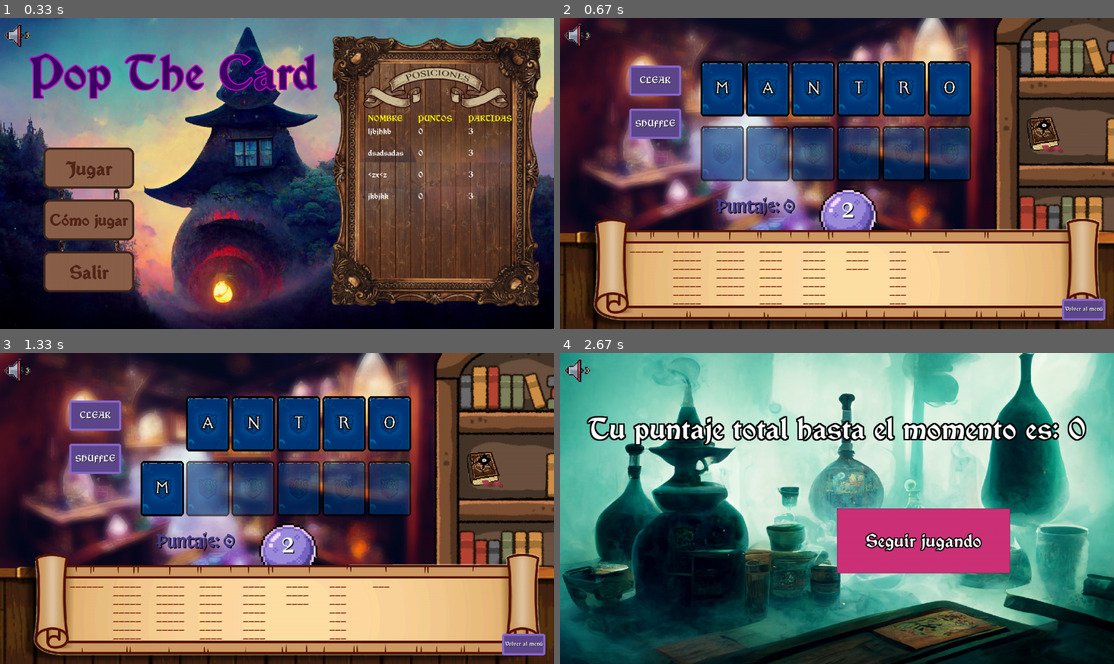
Above: before the commit, frames 1-4 (two rows, left to right).
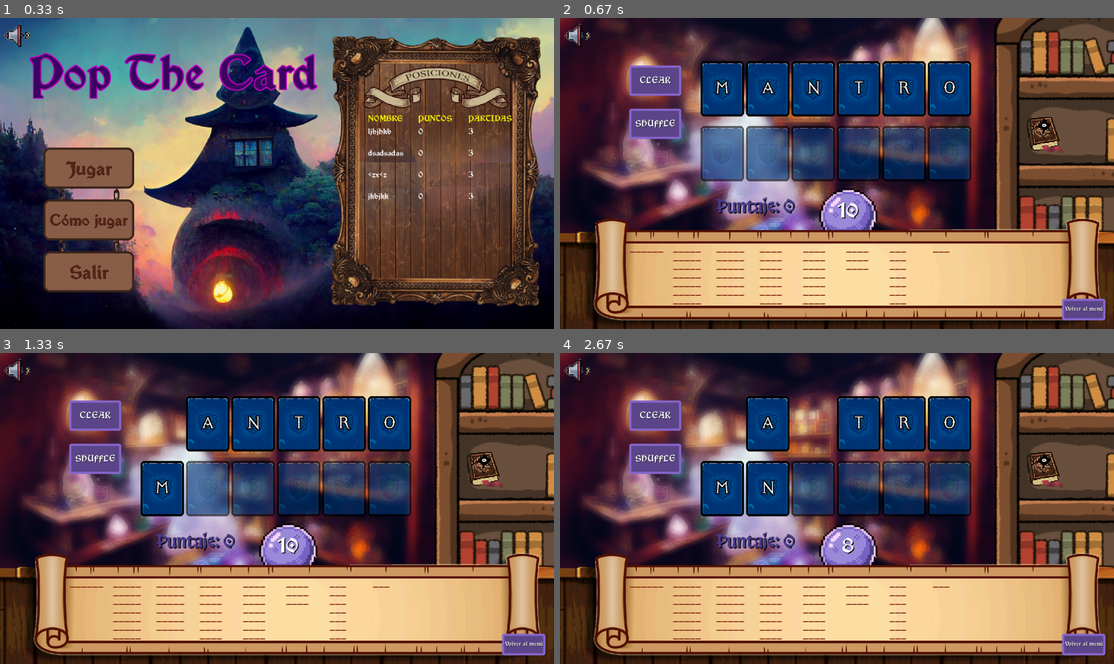
Above: after the commit, the same moments.

Repository: juliancz-a/SP_GRUPO_5_Pygame
Game: pygame game, started from code/main.py
Same seed, same stepped clock (60 frames per second), same inputs: the game is played once before the commit and once after it.
Inputs (mouse positions are in pixels of both pictures, inside the frame that each line leads up to):
- Up to frame 1 (0.33 s): no input
- Up to frame 2 (0.67 s): click "Jugar" at 0.38 s
- Up to frame 3 (1.33 s): press the mouse at (16, 371) at 0.7 s; move the mouse to (83, 408) at 0.8 s; release the mouse at (144, 446) at 0.93 s
- Up to frame 4 (2.67 s): press the mouse at (576, 371) at 1.58 s; move the mouse to (687, 387) at 1.68 s; release the mouse at (792, 405) at 1.82 s

Frame 1 is identical in both runs. In frame 2, 0.1% of the frame differs, in the area x 50-54%, y 59-65%; in frame 3, 0.1%; in frame 4, 98%, in the area x 0-100%, y 0-100%.

Commit message:
Parte de documentacion

Diff:
--- a/code/class_game.py
+++ b/code/class_game.py
@@ -37,7 +37,7 @@
         pygame.display.set_icon(icon)
 
     def get_events (self):
-
+        """Obtención de eventos y manejo de los mismos según la escena actual del videojuego."""
         for event in pygame.event.get():
             if event.type == pygame.QUIT:
                 self.quit = True
@@ -45,7 +45,7 @@
             self.window.handle_event(event)
 
     def run(self):
-
+        """Ciclo de ejecución del juego. Se obtienen eventos, se renderizan elementos, se actualizan datos."""
         while self.quit is False:
 
             self.get_events()
@@ -58,7 +58,10 @@
 
             Game.update_window(self, game_state)
 
-    def update_window(self, game_state):
+    def update_window(self, game_state:str):
+        """Actualización de la escena del juego.
+        Args:
+            game_state (str): Estado nuevo del juego. Será la nueva escena del juego."""
         match game_state:
 
             case "menu":
--- a/code/constantes.py
+++ b/code/constantes.py
@@ -60,7 +60,7 @@
 FINISH_MATCH_MUSIC = r"code\data\sound\finishmatch_music.mp3"
 
 #MAX_TIME_MATCH
-TIEMPO_LIMITE = 2
+TIEMPO_LIMITE = 10
 
 #CONFIG PATH
 SCOREBOARD_PATH = r"code\data\config\scoreboard.csv"
--- a/code/game_states/class_help.py
+++ b/code/game_states/class_help.py
@@ -42,7 +42,7 @@
         if self.assets["volume_button"].image_box.interaction(event):
             self.volume = not self.volume
 
-        self.option = button_click_event(event, self.assets_config)
+        self.option = get_option_selected(event, self.assets_config)
 
     def update(self):
         selection = None
--- a/code/game_states/class_menu.py
+++ b/code/game_states/class_menu.py
@@ -55,7 +55,7 @@
         if self.assets["volume_button"].image_box.interaction(event):
             self.volume = not self.volume
 
-        self.option = button_click_event(event, self.assets_config)
+        self.option = get_option_selected(event, self.assets_config)
 
     def update (self):
 
--- a/code/game_states/class_play.py
+++ b/code/game_states/class_play.py
@@ -98,7 +98,7 @@
         score = 0
 
         JOIN_CARDS = pygame.USEREVENT + 1
-        pygame.time.set_timer(pygame.USEREVENT + 2, 25000)
+        pygame.time.set_timer(pygame.USEREVENT + 2, 20000)
 
         if event.type == JOIN_CARDS:
             word = join_letters(self.game_cfg["selected_letters"], self.game_cfg["founded_words"], self.combinaciones)
@@ -110,17 +110,19 @@
         elif event.type == pygame.USEREVENT + 2:
             self.assets["background"] = Image(select_random_element(self.assets["background"].image_path, self.background_list), (0,0), (1280,720))
 
-        elif count_select_letters(self.game_cfg["selected_letters"]) > 2:
+
+        if count_select_letters(self.game_cfg["selected_letters"]) > 2:
             if self.assets["join_button"].interaction(event):
                 pygame.event.post(pygame.event.Event(JOIN_CARDS))
 
-        elif self.assets["volume_button"].image_box.interaction(event):
+        if self.assets["volume_button"].image_box.interaction(event):
             self.volume = not self.volume
 
-        elif self.assets["menu_button"].interaction(event):
+        if self.assets["menu_button"].interaction(event):
             self.option = 0
 
-        set_cards_interaction(event, self.game_cfg["card_list"], self.game_cfg["selected_letters"], self.game_cfg["pos_libres"], self.game_cfg["pos_ocupadas"])
+        handle_cards_interaction(event, self.game_cfg["card_list"], self.game_cfg["selected_letters"], self.game_cfg["pos_libres"], self.game_cfg["pos_ocupadas"])
+
         if self.comodin == 1:
             action = self.assets["comodin_button"].image_box.interaction(event)
 
@@ -132,7 +134,7 @@
             reset_pos(self.game_cfg["card_list"], self.game_cfg["selected_letters"], self.game_cfg["pos_ocupadas"], self.game_cfg["pos_libres"])
 
         if self.assets["shuffle_button"].interaction(event):
-            shuffle(self.game_cfg["card_list"])
+            shuffle_cards(self.game_cfg["card_list"])
 
     def update(self):
 
--- a/code/game_tools/cards.py
+++ b/code/game_tools/cards.py
@@ -1,22 +1,30 @@
 from game_tools.class_card import *
 
-def set_cards(coords, cards_counter, letras = None) -> list:
+def set_cards(coords:tuple , cards_counter:int, letras:list = None) -> list:
+    """Inicialización de las cartas: seteo de sus posiciones, asignación de letra.
+    Args:
+        coords (tuple): Coordenadas para mostrar las cartas en pantallas.
+        cards_counter (int): Cantidad de cartas
+        letras (list, optional): Lista de letras. Cada carta tendrá una letra asignada.
+
+    Returns:
+        list: Lista con las cartas definidas."""
+
     card_list = []
-    x = coords[0]
-    y = coords[1]
 
-    center = x // 2
     if letras != None:
         letras = letras.split(",")
 
+    center_x = coords[0] // 2
     initial_pos_x = -315
     card_pos = 0
 
     for i in range(cards_counter):
+        card = Card( (100,128), (initial_pos_x + center_x, coords[1]), CARTAS, CARTAS_SOUND, card_pos)
 
-        card = Card( (100,128), (initial_pos_x + center,y), CARTAS, CARTAS_SOUND, card_pos)
         if letras != None:
             card.letter = letras[i]
+
         card_list.append(card)
 
         initial_pos_x += 105
@@ -24,46 +32,79 @@
 
     return card_list
 
-def draw_cards(surface:pygame.Surface, card_list:list[Card], transparency = 255):
+def draw_cards(surface:pygame.Surface, card_list:list[Card], transparency:int = 255) -> None:
+    """Dibujar en pantalla una lista de cartas preeinicializadas.
+
+    Args:
+        surface (pygame.Surface): Superficie en la cual dibujar las cartas
+        card_list (list[Card]): Listado de cartas a ser bliteadas.
+        transparency (int, optional): Transparencia de la carta (imagen)."""
 
     for i in range (len(card_list)):
         card_list[i].draw_card(surface, "white", FUENTE_2, 86, transparency)
 
+def handle_cards_interaction(event:pygame.event.Event, card_list:list[Card], selected_letters:list, posiciones_libres:list, pos_ocupadas:list):
+    """Manejar la interacción del usuario con las cartas: Agregarlas o sacarlas de la selección.
 
-def set_cards_interaction(event, card_list:list[Card], selected_letters:list, posiciones_libres, pos_ocupadas):
+    Args:
+        event (pygame.event.Event): Evento capturado del loop de eventos. Se llama a func "interaction" para saber si el usuario presionó una carta.
+        card_list (list[Card]): Lista de cartas utilizadas.
+        selected_letters (list): Lista de letras seleccionadas, serán las letras asignadas a cada carta en particular.
+        posiciones_libres (list): Posiciones libres (cartas no seleccionadas).
+        pos_ocupadas (list): Posiciones ocupadas (cartas seleccionadas)"""
+
     occurrences_list = []
     for card in card_list:
         occurrences_list.append(card.letter)
+
     for card in card_list:
         action = card.card_box.interaction(event)
+
         if action:
             occurrences = occurrences_list.count(card.letter)
 
             if selected_letters.count(card.letter) < occurrences and not card.append:
-
-                pos = posiciones_libres[0]
-                posiciones_libres.pop(0)
-
-                selected_letters[pos] = card.letter
-
-                card.append = True
-
-                card.card_box.rectangulo.x, card.card_box.rectangulo.y = card_list[pos].card_box.original_rectangulo.x, 250
-
-                pos_ocupadas.append(card.card_pos)
-                card.card_pos = pos
+                card.card_pos = append_card(card_list, card, selected_letters, pos_ocupadas, posiciones_libres)
 
             elif card.append:
                 return_card(card_list, card, selected_letters, pos_ocupadas, posiciones_libres)
 
 
-def reset_pos (card_list:list[Box], selected_letters:list, pos_ocupadas, posiciones_libres:list):
-    for card in card_list:
-        if card.append:
-            return_card(card_list, card, selected_letters, pos_ocupadas, posiciones_libres)
+def append_card(card_list:list[Box], card:Card, selected_letters:list, pos_ocupadas:list, posiciones_libres:list) -> int:
+    """Anexar una carta a la primera posición libre que encuentre. Lista de letras seleccionadas adoptará a la letra de la carta según su posición.
+    Args:
+        card_list (list[Box]): Lista de cartas utilizadas.
+        card (Card): Carta actual con la cual se interactuó
+        selected_letters (list): Lista de letras seleccionadas, serán las letras asignadas a cada carta en particular.
+        pos_ocupadas (list): Posiciones ocupadas (cartas seleccionadas)
+        posiciones_libres (list): Posiciones libres (cartas no seleccionadas).
 
+    Returns:
+        int: Nueva posición de la carta, que se encuentra anexada a la selección."""
+
+    new_card_pos = posiciones_libres[0]
+    posiciones_libres.pop(0)
+
+    selected_letters[new_card_pos] = card.letter
+
+    card.append = True
+
+    card.card_box.rectangulo.x, card.card_box.rectangulo.y = card_list[new_card_pos].card_box.original_rectangulo.x, 250
+
+    pos_ocupadas.append(card.card_pos)
+
+    return new_card_pos
 
 def return_card (card_list:list[Box], card, selected_letters:list, pos_ocupadas, posiciones_libres:list):
+    """Reestablecer una carta a una posición libre, regresandola a su estado original de preselección. Lista de letras seleccionadas volverá a no tener una carta seleccionda,
+    segun la posición en donde ésta se encontraba.
+
+    Args:
+        card_list (list[Box]): Lista de cartas utilizadas.
+        card (_type_): Carta actual con la cual se interactuó
+        selected_letters (list): Lista de letras seleccionadas, serán las letras asignadas a cada carta en particular.
+        pos_ocupadas (_type_):  Posiciones ocupadas (cartas seleccionadas)
+        posiciones_libres (list):  Posiciones libres (cartas no seleccionadas)."""
 
     selected_letters[card.card_pos] = ""
     posiciones_libres.append(card.card_pos)
@@ -76,13 +117,30 @@
 
     card.card_box.rectangulo.x, card.card_box.rectangulo.y = card_list[card.card_pos].card_box.original_rectangulo.x, 100
 
+def reset_pos (card_list:list[Box], selected_letters:list, pos_ocupadas:list, posiciones_libres:list):
+    """Reinciar a las cartas seleccionadas a las posiciones originales
 
-def shuffle (card_list):
+    Args:
+        card_list (list[Box]): Lista de cartas utilizadas.
+        selected_letters (list): Lista de letras seleccionadas, serán las letras asignadas a cada carta en particular.
+        pos_ocupadas (list): Posiciones ocupadas (cartas seleccionadas)
+        posiciones_libres (list): Posiciones libres (cartas no seleccionadas)."""
+
+    for card in card_list:
+        if card.append:
+            return_card(card_list, card, selected_letters, pos_ocupadas, posiciones_libres)
+
+def shuffle_cards (card_list:list):
+    """Mezclar las letras asignadas a cada carta NO SELECCIONADA de una lista.
+    Args:
+        card_list (list): Lista de cartas utilizadas."""
+
     shuffle_card = []
     for card in card_list:
 
         if card.append is False:
             shuffle_card.append(card.letter)
+
     for card in card_list:
         if card.append is False:
 
--- a/code/game_tools/event_handle.py
+++ b/code/game_tools/event_handle.py
@@ -1,5 +1,5 @@
 import pygame
-def button_click_event (event:pygame.event, assets_cfg):
+def get_option_selected (event:pygame.event, assets_cfg):
 
     selection = None
     button_selected = 0
--- a/code/game_tools/words.py
+++ b/code/game_tools/words.py
@@ -4,7 +4,7 @@
 from game_tools.extra_functions import *
 from constantes import *
 
-def draw_words (surface:pygame.Surface, matrix:list, words_founded:list, comodin, random_letter):
+def draw_words (surface:pygame.Surface, matrix:list, words_founded:list, comodin_state, random_letter):
 
     x = 60
 
@@ -19,7 +19,7 @@
                 word_text = word
                 word = Box((x, y), (40, 100))
 
-                if comodin == 0:
+                if comodin_state == 0:
                     use_comodin(surface, random_letter, words_founded, word_text, x, y)
 
                 for word_founded in words_founded:
